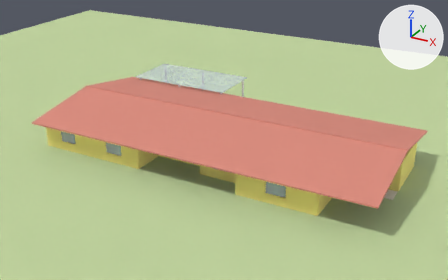
Before and after pictures for a commit that changed the glTF model assets/EMERALD_SCHOOL.glb.
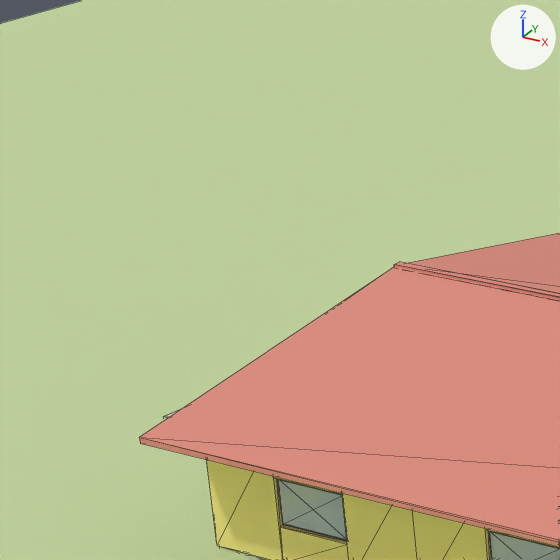
The first picture shows the older version from a 50 mm camera at (47.5, -51.8, 27.7) aimed at (17.0, 3.5, 0.0). The close-ups show the older and then the newer version on the part from 0% to 27% of the width and 11% to 53% of the height of that picture. Only the edits that show in the close-ups are written down. Lighting does not change. The marker at upper right points along +X, +Y and +Z. The close-ups show mesh edges as thin lines. Objects named as collision shapes, trigger or cutter boxes, shadow casters or lower levels of detail are left out. Where no turn or scale is listed for an object, it has been applied to the vertices. Vertices at exactly the same position are counted once.

Names of what the first close-up shows: 'ROOF_NORTH', 'ROOF_RIDGE', 'ROOF_SOUTH', 'SITE_ENTRY_W', 'SITE_TERRAIN', 'WALL_SPC_BERC_01_S_GLASS0', 'WALL_SPC_BERC_01_S_S0', 'WALL_SPC_BERC_01_S_SEND', 'WALL_SPC_BERC_01_S_SILL0', 'WALL_SPC_BERC_02_S_GLASS0', 'WALL_SPC_BERC_02_S_S0' and 2 more.
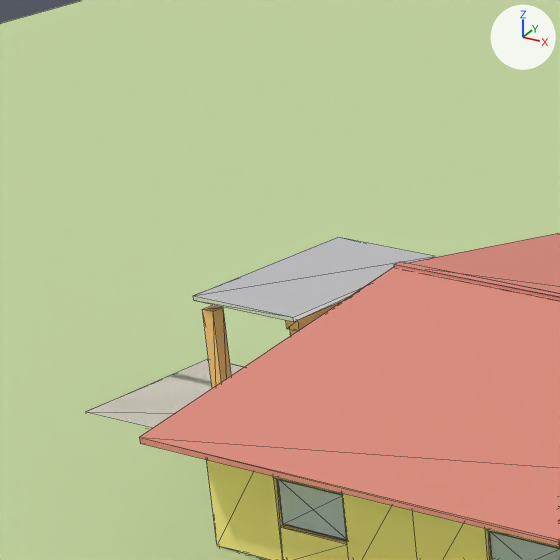
Where the newer file only moved an object's origin or applied its transform, the numbers keep the older frame.

What the commit changed:
Material 'EM_roof_metal' (mat_em_roof_metal) is new.
Its base color is (0.78, 0.78, 0.8) (white #e5e5e7).
Its metallic is 0.6.
Its roughness is 0.45.
Material 'EM_column_accent' (mat_em_column_accent) is new.
Its base color is (0.95, 0.55, 0.2) (orange #f9c47c).
Its roughness is 0.65.
me_site_entry_w_mesh is used by ob_site_entry_w; location (-3.0, 0.0, -0.08).
me_site_entry_w_mesh had 8 vertices, 12 faces and spanned x -3.0..3.0, y -1.5..1.5, z -0.03..0.03.
me_site_entry_w_mesh now has 8 vertices, 12 faces and spans x -4.5..4.5, y -2.2..2.2, z -0.03..0.03.
me_site_entry_w_mesh part 1: the whole mesh is scaled about its middle by (1.5, 1.47, 1).
Mesh me_marquise_entry_mesh is new.
It is a box spanning x -1.6..1.6, y -2.6..2.6, z -0.06..0.06.
It uses material mat_em_roof_metal (white #e5e5e7).
Mesh me_column_marq_01_mesh is new.
It is a box spanning x -0.18..0.18, y -0.18..0.18, z -1.8..1.8.
It uses material mat_em_column_accent (orange #f9c47c).
Mesh me_beam_entry_mesh is new.
It is a box spanning x -0.2..0.2, y -2.45..2.45, z -0.15..0.15.
It uses material mat_em_column_accent (orange #f9c47c).
Object 'SITE_ENTRY_W' (ob_site_entry_w) moves from (-3.0, 0.0, -0.08) to (-3.5, 0.0, -0.08).
Object 'MARQUISE_ENTRY' (ob_marquise_entry) is new; it shows me_marquise_entry_mesh.
Its location is (-1.7, 0.0, 3.95).
Object 'COLUMN_MARQ_01' (ob_column_marq_01) is new; it shows me_column_marq_01_mesh.
Its location is (-3.1, -2.2, 1.8).
Object 'COLUMN_ENTRY_01' (ob_column_entry_01) is new; it shows a copy of me_column_marq_01_mesh.
Its location is (-0.3, -2.2, 1.8).
Object 'BEAM_ENTRY' (ob_beam_entry) is new; it shows me_beam_entry_mesh.
Its location is (-0.3, 0.0, 3.75).

What differs and where, as boxes (x1, y1, x2, y2) in the close-ups (560 x 560 px):
'MARQUISE_ENTRY', added
    after: (193, 237, 435, 322)
'SITE_ENTRY_W', moved, rescaled (mostly hidden before)
    before: (164, 409, 181, 418)
    after: (86, 360, 241, 428)
'COLUMN_MARQ_01', added (orange)
    after: (202, 305, 231, 388)
'BEAM_ENTRY', added
    after: (286, 300, 344, 331)
'COLUMN_ENTRY_01', added (mostly hidden)
    after: (290, 330, 297, 335)
